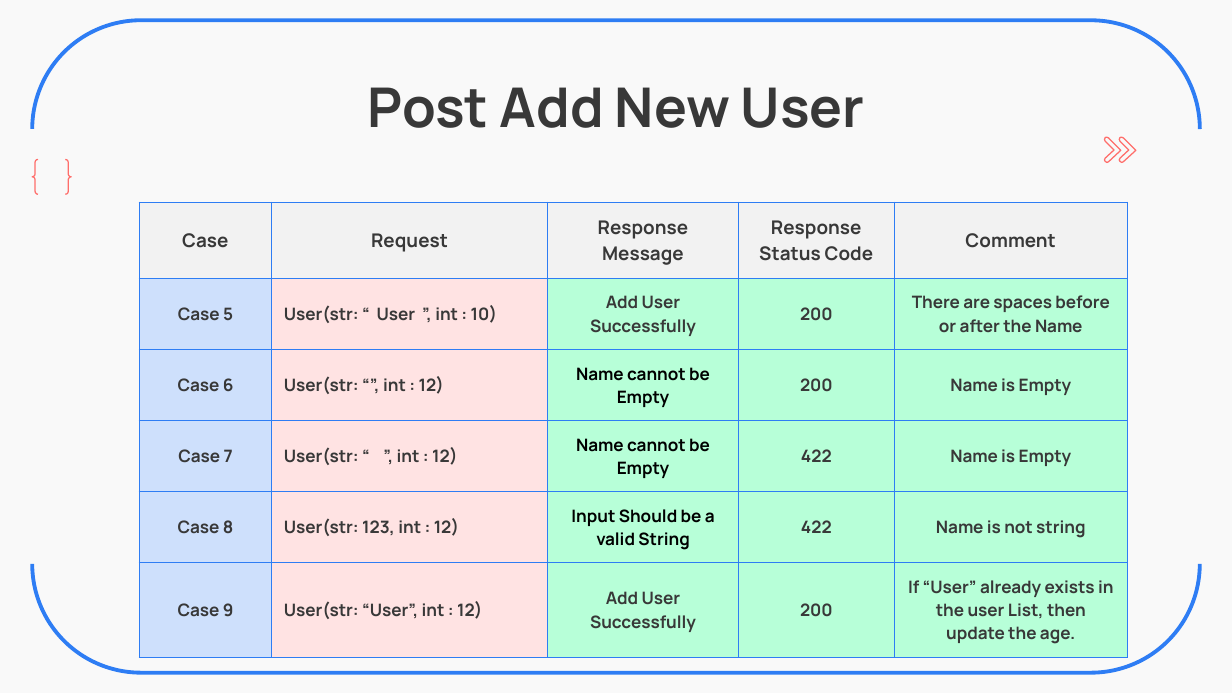
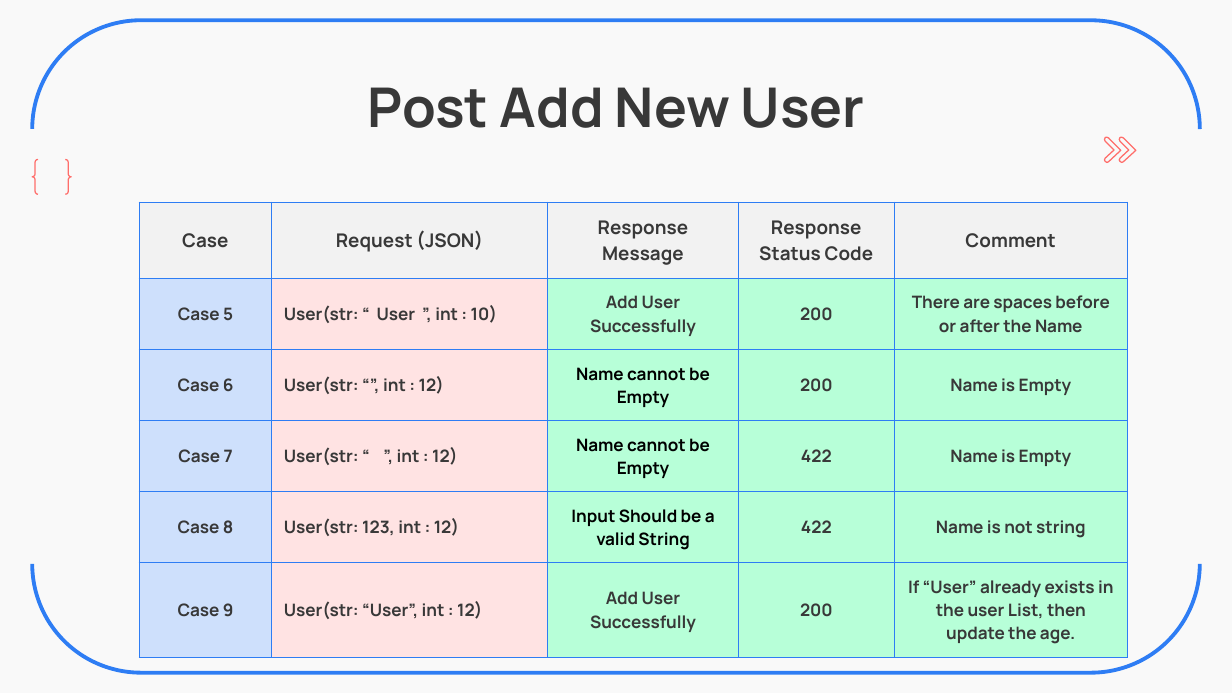
Before and after one commit to ZavierHuang/RESTFUL-API-DESIGN, a slide deck: slide 6 of 黃昱叡_SW2_Backend_Practice.pptx. Drawn at 1232x693 pixels with LibreOffice and Linux fonts; fonts in the diff are those of the drawing. Boxes give left, top, right and bottom in pixels: in the first picture for what was removed or moved away, otherwise in the second. Text is boxed around its words. In the diff, an @@ line names an element or a change of style, - is before the commit and + after.

```diff
--- a/黃昱叡_SW2_Backend_Practice.pptx
+++ b/黃昱叡_SW2_Backend_Practice.pptx
@@ table at (x1=139, y1=202, x2=1127, y2=648) @@
-row 1, column 2: Request
+row 1, column 2: Request (JSON)
```
Also in this commit, not shown: 10 other slides changed, 1 slide added.
